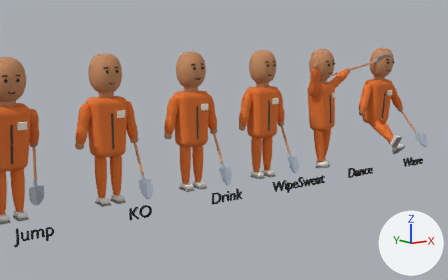
Before and after pictures for a commit that changed the Blender file art/blender/characters.blend.
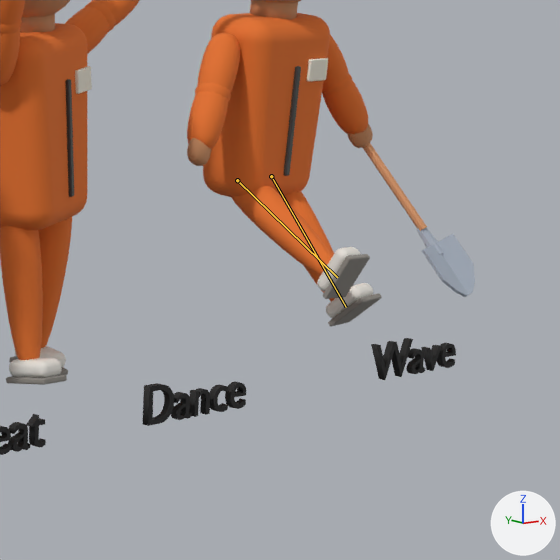
There are two pictures of each version: one whole from a 50 mm camera at (-3.86, -10.23, 3.1) aimed at (4.83, 1.87, 0.5), one close up on the part from 70% to 100% of the width and 27% to 75% of the height. The lights are fixed; the arrows at lower right show +X, +Y and +Z. The older version's two pictures come first. Both versions are drawn at frame 1 of the action 'SitEdge'; the numbers are the values there. The bones that change are drawn over the model as lines in the close-ups.

In view in the first close-up: 'Anim10_Wave_L_Forearm', 'Anim10_Wave_L_Leg', 'Anim10_Wave_L_Shoe', 'Anim10_Wave_L_Sleeve', 'Anim10_Wave_L_Sole', 'Anim10_Wave_R_Forearm', 'Anim10_Wave_R_Leg', 'Anim10_Wave_R_Shoe', 'Anim10_Wave_R_ShovelBlade', 'Anim10_Wave_R_Sole', 'Anim10_Wave_Torso', 'Anim9_Dance_L_Leg', 'Anim9_Dance_R_Leg', 'Anim9_Dance_Torso', 'AnimLabel_Dance', 'AnimLabel_Wave' and 26 more.
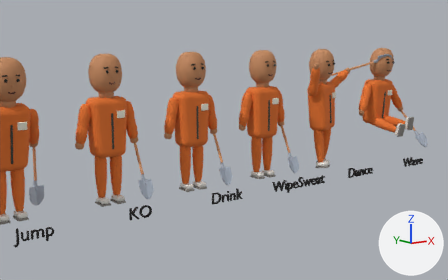
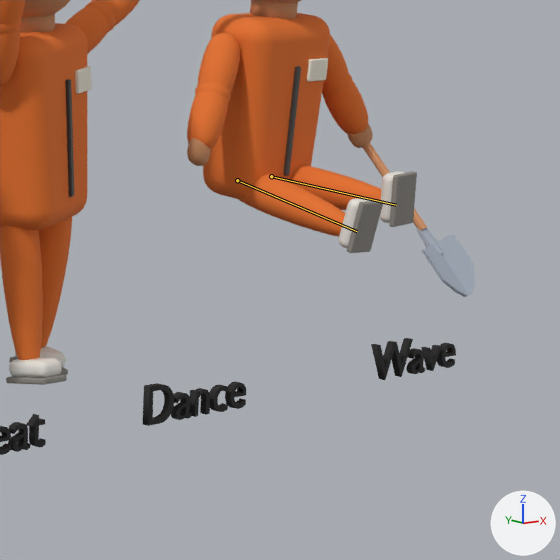
Commit message: Tailgate sitters sit back on the gate, legs straight out

Changed parts and their boxes (x1, y1, x2, y2) in the close-ups (560 x 560 px):
'Anim10_Wave_L_Leg', posed
    before: (231, 186, 332, 276)
    after: (238, 174, 345, 237)
'Anim10_Wave_R_Leg', posed
    before: (282, 191, 335, 301)
    after: (289, 165, 381, 210)
'Anim10_Wave_L_Sole', posed (23% narrower, 15% taller)
    before: (323, 254, 370, 299)
    after: (347, 201, 383, 253)
'Anim10_Wave_R_Sole', posed (47% narrower, 68% taller)
    before: (328, 293, 382, 326)
    after: (389, 171, 417, 227)
'Anim10_Wave_L_Shoe', posed
    before: (317, 247, 361, 291)
    after: (339, 198, 371, 248)
'Anim10_Wave_R_Shoe', posed
    before: (326, 283, 373, 318)
    after: (380, 171, 405, 223)
bone 'leg.L', root to tip
    before: (237, 180) to (337, 277)
    after: (237, 180) to (357, 231)
bone 'leg.R', root to tip
    before: (271, 176) to (346, 307)
    after: (271, 176) to (396, 205)

The change in detail:
Bone 'leg.L' (bone_leg_l) turns from (59, 0, -3) to (78, 0, -3) degrees about its own x, y and z.
Bone 'leg.R' (bone_leg_r) turns from (38, 0, 3) to (86, 0, 3) degrees about its own x, y and z.
